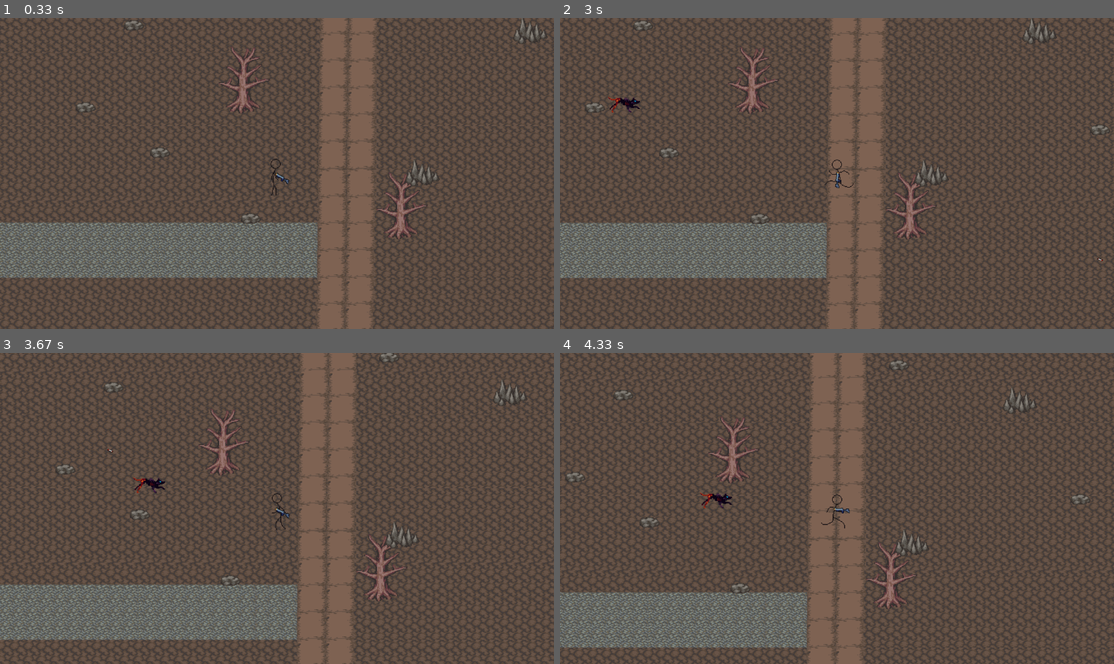
Above: before the commit, frames 1-4 (two rows, left to right).
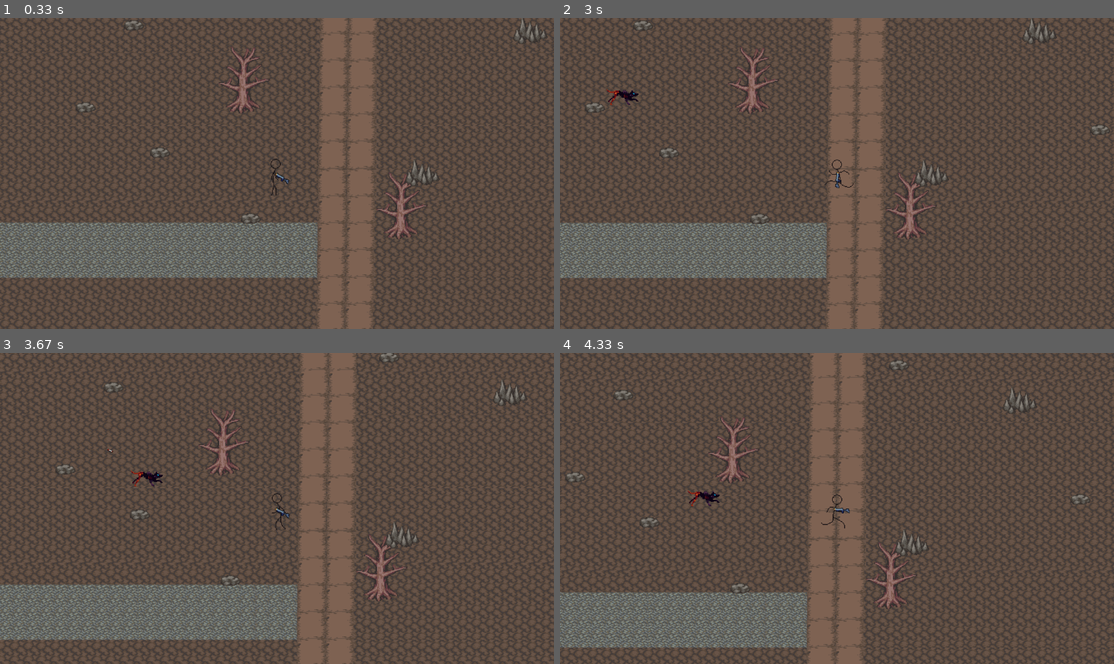
Above: after the commit, the same moments.

Repository: Flugerops/Down-to-the-roots-pygame
Game: pygame game, started from game.py
Two runs of this game, one before a commit and one after it. Both use one fixed random seed, a clock stepped at 60 frames per second and the inputs below.
Inputs (mouse positions are in pixels of both pictures, inside the frame that each line leads up to):
- Up to frame 1 (0.33 s): no input
- Up to frame 2 (3 s): click (837, 173) at 0.38 s; hold D 0.67-1.13 s; click (1014, 164) at 0.75 s; hold W 1.17-1.47 s; click (704, 176) at 1.25 s; hold D 1.5-1.97 s; click (665, 126) at 1.58 s; hold A 2-2.53 s; click (920, 64) at 2.08 s; hold S 2.57-2.87 s; click (903, 201) at 2.65 s; hold A from 2.9 s (still down); click (848, 67) at 2.98 s
- Up to frame 3 (3.67 s): release A at 3.3 s; hold W from 3.33 s (still down); click (144, 446) at 3.42 s
- Up to frame 4 (4.33 s): release W at 3.7 s; hold D from 3.73 s (still down); click (637, 499) at 3.82 s

Frame 1 is identical in both runs. In frame 2, 0.2% of the frame differs, in the area x 8-98%, y 22-79%; in frame 3, 0.2%; in frame 4, 0.2%.

Commit message:
bullets and ai update

Diff:
--- a/entities/bullet.py
+++ b/entities/bullet.py
@@ -1,6 +1,6 @@
 from math import sin, cos, pi, atan2, degrees
 from pygame import sprite, image, Vector2, transform, key, K_w, K_s, K_d, K_a, Rect, mouse, time
-from layer import enemy_group
+from layer import enemy_group, obstacles
 
 
 class Bullet(sprite.Sprite):
@@ -40,3 +40,7 @@
             for hit in hits:
                 hit.get_damage(self.damage)
                 self.kill()
+        for obstacle in obstacles:
+            if self.rect.colliderect(obstacle.hitbox):
+                self.kill()
+                break
--- a/entities/enemy.py
+++ b/entities/enemy.py
@@ -1,5 +1,5 @@
 from pygame import sprite, image, Vector2, transform
-from layer import all_sprites_group, enemy_group, Spritesheet
+from layer import all_sprites_group, enemy_group, Spritesheet, obstacles
 
 
 class Enemy(sprite.Sprite):
@@ -27,6 +27,14 @@
             self.direction = Vector2()
 
         self.velocity = self.direction * self.speed
+
+        for obstacle in obstacles:
+            if self.rect.colliderect(obstacle.hitbox):
+                avoid_direction = self.avoid_obstacle(obstacle)
+                self.velocity = avoid_direction * self.speed
+                break
+
+
         self.position += self.velocity
         self.rect.centerx = self.position.x
         self.rect.centery = self.position.y
@@ -36,6 +44,11 @@
         if self.health <= 0:
             self.alive = False
             self.kill()
+
+    def avoid_obstacle(self, obstacle):
+        avoid_direction = (self.position - obstacle.hitbox.center).normalize()
+        self.velocity += avoid_direction * (self.speed / 2)
+        return avoid_direction
 
     @staticmethod
     def vec_dist(vector1, vector2):
--- a/game.py
+++ b/game.py
@@ -37,7 +37,7 @@
         if event.type == pygame.QUIT:
             pygame.quit()
             exit()
-    # all_sprites_group.draw(screen)
+    # all_sprites_group.draw(screen),
     camera.custom_draw(player=player, screen=screen)
 
     player.handle_weapons(screen)
